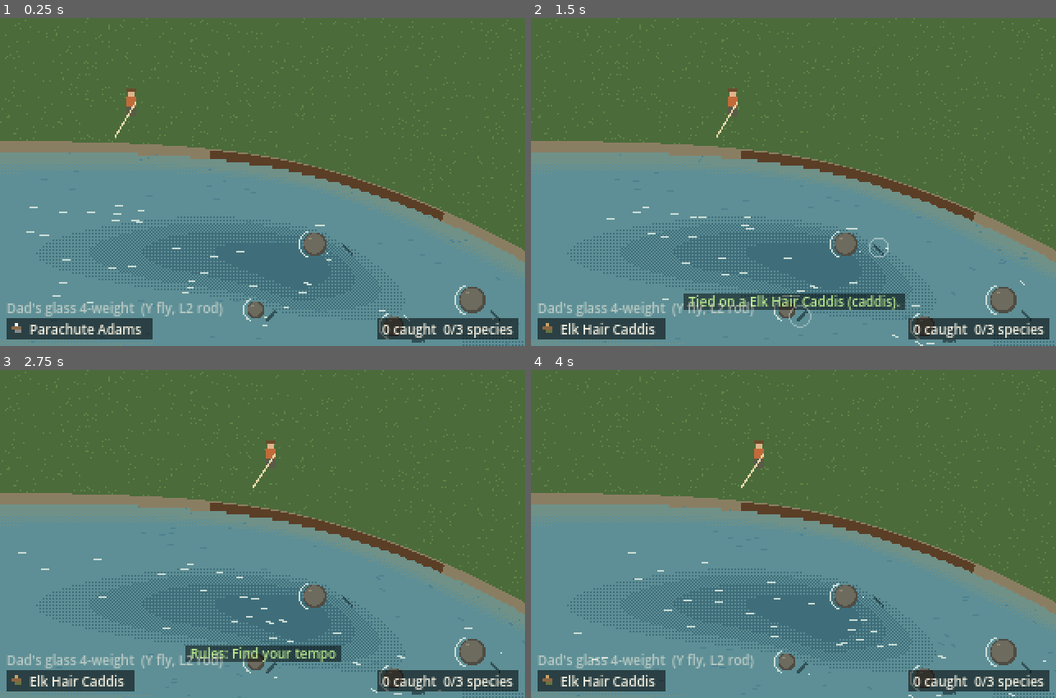
Above: before the commit, frames 1-4 (two rows, left to right).
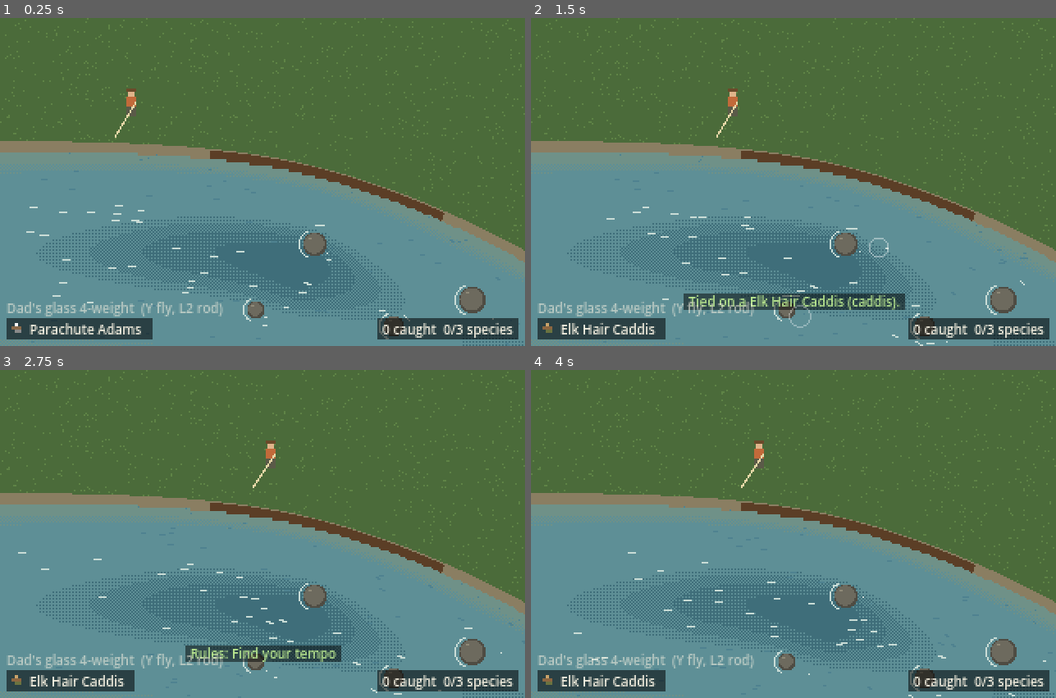
Above: after the commit, the same moments.

Repository: travernorm/Lodge
Game: Godot game, scene res://scenes/main.tscn
The game is run twice, just before and just after one commit, with the same random seed, the same clock (stepped at 60 frames per second) and the same inputs.
Inputs (mouse positions are in pixels of both pictures, inside the frame that each line leads up to):
- Up to frame 1 (0.25 s): no input
- Up to frame 2 (1.5 s): tap Enter at 0.5 s; move the mouse to (909, 165) at 0.52 s; hold D (move_right) 0.53-1.25 s; tap F (change_fly) at 0.6 s; click (909, 165) at 0.67 s; drag from (688, 198) to (767, 247) at 1.27 s
- Up to frame 3 (2.75 s): move the mouse to (315, 461) at 2.02 s; hold D (move_right) from 2.03 s (still down); tap Tab (cycle_rules) at 2.1 s
- Up to frame 4 (4 s): release D (move_right) at 2.75 s; drag from (767, 599) to (636, 484) at 2.77 s; move the mouse to (951, 583) at 3.52 s; hold A (move_left) from 3.53 s (still down); tap M (mend) at 3.6 s

The runs differ from the first frame. In frame 1, less than 0.1% of the frame differs, in the area x 50-96%, y 69-99%; in frame 2, less than 0.1%; in frame 3, less than 0.1%; in frame 4, less than 0.1%.

Commit message:
Hide fish under the surface; show them only at the take
Fish no longer draw as dark shadows while holding or rising. The only signs
of a fish are its rise rings, plus the fish itself while it has the fly at
the surface. The read-the-water debug view still marks every lie.

Co-Authored-By: Claude Opus 5.5 <noreply@anthropic.com>
Claude-Session: https://claude.ai/code/session_011A7L2ozpbKuJrWXdSzvvTN

Diff:
--- a/scripts/fishing/fishing_controller.gd
+++ b/scripts/fishing/fishing_controller.gd
@@ -39,7 +39,6 @@
 const COL_LINE := Color("d8cfa6")
 const COL_LINE_TIGHT := Color("f2a65a")
 const COL_LINE_DANGER := Color("e8553a")
-const COL_FISH_SHADOW := Color(0.05, 0.12, 0.14, 0.55)
 const COL_WAKE := Color(1, 1, 1, 0.6)
 const COL_RING := Color(1, 1, 1, 0.85)
 const COL_PANEL := Color(0, 0, 0, 0.55)
@@ -457,13 +456,14 @@
 	draw_set_transform(Vector2.ZERO)
 
 
+## Fish under the surface are hidden: the only sign of one is its rise rings,
+## and the fish itself shows only while it has the fly at the surface.
+## (The read-the-water debug view still marks every lie.)
 func _draw_fish(f: Fish) -> void:
-	if not f.is_present():
+	if f.state != Fish.State.TAKEN:
 		return
 	var p := WorldScale.vec_to_px(f.pos).floor()
-	var col := COL_FISH_SHADOW
-	if f.state == Fish.State.RISING or f.state == Fish.State.TAKEN:
-		col = f.species.color
+	var col: Color = f.species.color
 	# Trout hold facing into the current, so the tail trails downstream. In an
 	# eddy the current runs back upstream, so they face downstream there.
 	draw_set_transform(p, _facing_into_current(f.lie))
